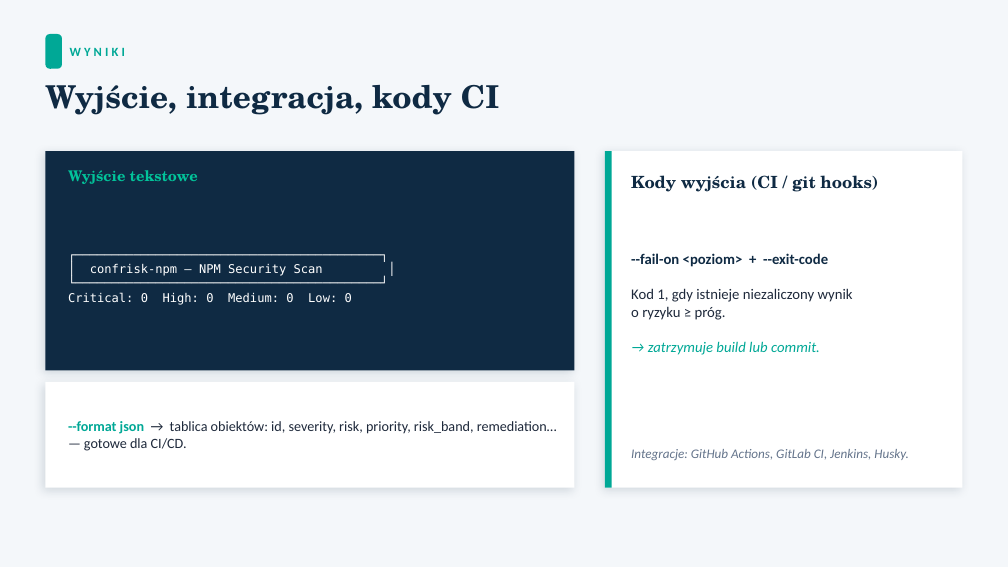
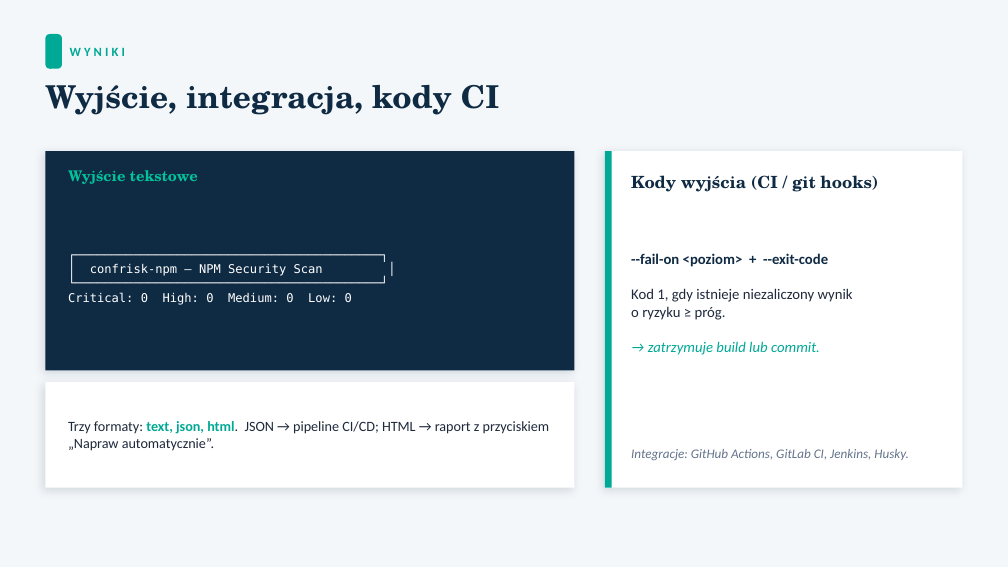
Before and after one commit to matjamr/linux-security-scanner, a slide deck: slide 11 of docs/Prezentacja_confrisk.pptx (slide 12 before the commit). Drawn at 1008x567 pixels with LibreOffice and Linux fonts; fonts in the diff are those of the drawing. Boxes give left, top, right and bottom in pixels: in the first picture for what was removed or moved away, otherwise in the second. Text is boxed around its words. In the diff, an @@ line names an element or a change of style, - is before the commit and + after.

```diff
--- a/docs/Prezentacja_confrisk.pptx
+++ b/docs/Prezentacja_confrisk.pptx
@@ text at [68, 421, 550, 451]: text changed @@
---format json → tablica obiektów: id, severity, risk, priority, risk_band, remediation… — gotowe dla CI/CD.
+Trzy formaty: text, json, html. JSON → pipeline CI/CD; HTML → raport z przyciskiem „Napraw automatycznie”.
```
Also in this commit, not shown: 10 other slides changed, 2 slides removed, 16 other files.
